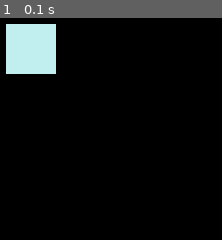
Above: before the commit, frame 1.
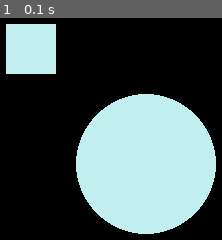
Above: after the commit, the same moment.

Repository: sniffinglue/CodingMinds
Game: pygame game, started from Python3/Xingyi/s02.py
Same seed, same stepped clock (60 frames per second), same inputs: the game is played once before the commit and once after it.
Inputs:
- Up to frame 1 (0.1 s): no input

The runs differ from the first frame. In frame 1, 31% of the frame differs, in the area x 34-98%, y 34-98%.

Commit message:
s03 with christina
Drawing a creeper with christina

Diff:
--- a/Python3/Xingyi/s02.py
+++ b/Python3/Xingyi/s02.py
@@ -21,4 +21,6 @@
                                             #R,   G,   B      X,  Y,  W,  H
   pygame.display.update()
   white_square = pygame.draw.rect(screen, (193, 238, 238), (10, 10, 50, 50))# surface, color, rect dimensions
+  white_circle = pygame.draw.circle(screen, (193, 238, 238), (150, 150), 70)# surface, color, rect dimensions
+
   clock.tick(60)
